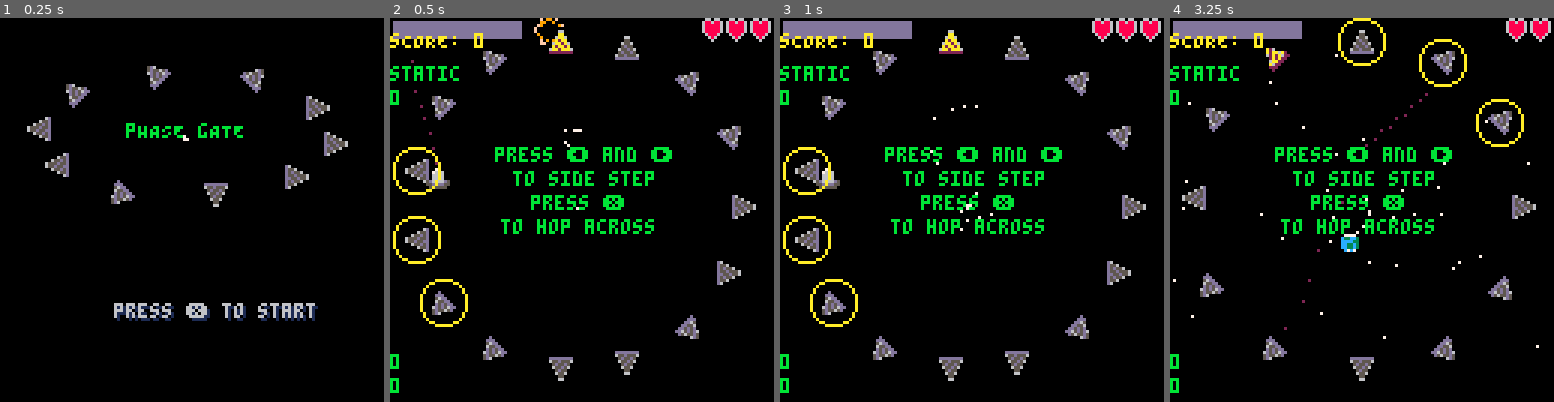
Above: before the commit, frames 1-4 (left to right).
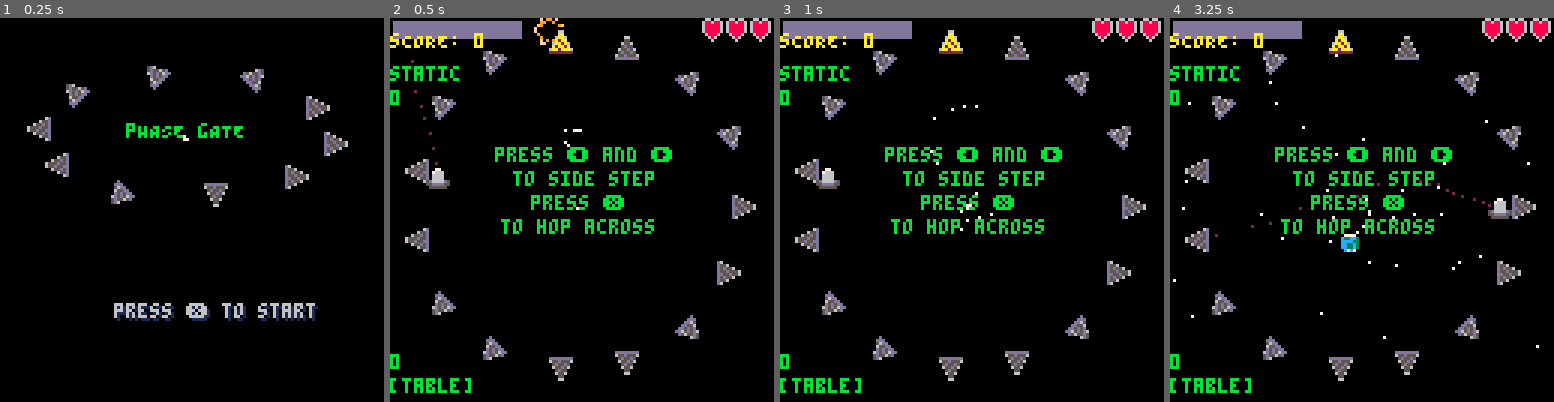
Above: after the commit, the same moments.

Repository: admiralento/pico8wolfertbrothers
Game: PICO-8 cartridge stuckinloop.p8
The game is run twice, just before and just after one commit, with the same random seed, the same clock (stepped at 60 frames per second) and the same inputs.
Inputs:
- Up to frame 1 (0.25 s): no input
- Up to frame 2 (0.5 s): tap X (X key) at 0.33 s
- Up to frame 3 (1 s): tap O (Z key) at 0.7 s
- Up to frame 4 (3.25 s): tap X (X key) at 1.07, 1.85, 2.97 s; hold Right 1.6-2.1 s; tap O (Z key) every 0.4 s from 1.7 to 2.9 s; hold Up 2.15-2.42 s; hold Right 2.47-3.03 s; hold Left from 3.08 s (still down)

Frame 1 is identical in both runs. In frame 2, 1.2% of the frame differs, in the area x 0-22%, y 33-98%; in frame 3, 1.2%; in frame 4, 6.7%, in the area x 1-93%, y 0-98%.

Commit message:
shoot platforms

Diff:
--- a/stuckinloop.p8
+++ b/stuckinloop.p8
@@ -209,8 +209,6 @@
   remove_desert_if_touching()
 		update_player()
 
-		platform_bomb()
-
   if (boss.state != "disabled") then
    update_boss()
    check_boss_collision()
@@ -220,6 +218,10 @@
 		check_dynamic_collisions()
 		add_desert_if_missing()
   clean_up_dynamics()
+
+
+		if (totalframes % 400 == 0) then spawn_bombs() end
+		update_bombs()
 
   if (player.life <= 0) then
    if (not(debug_testing)) then
@@ -338,7 +340,7 @@
 	  print(#boss_queue,0,24)
 			local c = get_actor_center(boss)
 			print(boss.frames,0,112)
-			print(boss.maxFrameCnt,0,120)
+			print(bomb_list,0,120)
 		 print("sCORE: "..tostring(points),0,5,10,11)
 		end
 
@@ -570,7 +572,7 @@
 			20+5*slow_start_sin(0.0035*(totalframes-spin_start),1),
 			0.005*totalframes)
 	elseif (gamestate == "end") then
-		if (totalframes % 30 == 0 and boss.state != "dead") then remove_platforms(1) end
+		if (totalframes % 30 == 0 and boss.state != "dead") then destroy_platform(ceil(rnd(#platforms))) end
 		place_platforms_ellispe(cx,40,
 			50*cos(0.005*totalframes),
 			30*sin(0.005*totalframes),0.005*totalframes)
@@ -708,6 +710,9 @@
  return {x=pc.x+dx,y=pc.y+dy}
 end
 
+function destroy_platform(index)
+	remove_platforms_at_index(index)
+end
 --desert
 
 function remove_desert_if_touching()
@@ -1321,7 +1326,7 @@
  if (move_to_next_frame()) then
 		boss.s = 46
 		local c = get_actor_center(boss)
-		for n in all(boss.platforms_to_destroy) do
+		for n in all(bomb_list) do
 		 local platformCoords = get_platform_coords(n)
 		 local angle = atan2(platformCoords.x - c.x, platformCoords.y - c.y)
 	  gen_destroy_laser(c.x,c.y,angle,9)
@@ -1330,6 +1335,14 @@
   if (move_to_next_cycle()) then
   else
 			--call function to destroy platforms
+			for i in all(bomb_list) do
+				if (player.current_platform == i) then
+					damage_player(1)
+				end
+				local c = get_actor_center(platforms[i])
+				gen_firework_particle(c.x,c.y)
+	   del(bomb_list, i)
+	  end
    retrieve_next_action()
   end
  end
@@ -1377,9 +1390,9 @@
 
 function getStageOnePhases()
 	local r = ceil(rnd(60))
-	if (r < 60) then
-		add_boss_queue("destroy platforms",80,1)
-		--wave1Laser()
+	if (r < 20) then
+		--add_boss_queue("destroy platforms",80,1)
+		wave1Laser()
 	elseif (r < 40) then
 		add_boss_queue("go home",80,1)
 		queue_boss_static_firing_plattern(false,100,4,true,5)
@@ -1677,27 +1690,21 @@
 
 attack_list = {}
 
-function random_attack()
- return ceil(rnd(#attack_list))
-end
-
-
-bomb_frame_counter = 150
-bomb_frame_counter_hold = bomb_frame_counter
-function platform_bomb()
- --makes a list of 5 index right next to each other (unless wrapping around platform limit)
- current_explosion = false
- for b in all(bomb_list) do
-  current_explosion = true
- end
-
- if (not current_explosion) then
-  for z in all(bomb_index_list_creation(ceil(rnd(#platforms)))) do
-   add(bomb_list, z)
-  end
- end
-
- for a in all(actors) do
+bomb_frame_counter = 0
+bomb_frame_counter_hold = 150
+
+function spawn_bombs()
+	--creates bombs objects
+	for z in all(bomb_index_list_creation(ceil(rnd(#platforms)))) do
+		add(bomb_list, z)
+	end
+	bomb_frame_counter = bomb_frame_counter_hold
+end
+
+function update_bombs()
+	--advances the bombs frames
+	--draw target things
+	for a in all(actors) do
   if (a.s == 65 or a.s == 67 or a.s == 69) then
    del(actors, a)
   end
@@ -1715,12 +1721,59 @@
   end
  end
 
+ if (bomb_frame_counter > 0) then
+  bomb_frame_counter -= 1
+		if (bomb_frame_counter == 0) then
+		 set_boss_action("destroy platforms",80,1)
+	 end
+ end
+end
+
+function update_bomb_list(removed_index)
+	for i in all(bomb_list) do
+		if (i > removed_index) then
+			i -= 1
+		end
+	end
+end
+
+function platform_bomb()
+ --makes a list of 5 index right next to each other (unless wrapping around platform limit)
+ current_explosion = ((#bomb_list) > 0)
+ for b in all(bomb_list) do
+  current_explosion = true
+ end
+
+ if (not current_explosion) then
+  for z in all(bomb_index_list_creation(ceil(rnd(#platforms)))) do
+   add(bomb_list, z)
+  end
+ end
+
+ for a in all(actors) do
+  if (a.s == 65 or a.s == 67 or a.s == 69) then
+   del(actors, a)
+  end
+ end
+
+ for i in all(bomb_list) do
+  if (bomb_frame_counter < 0) then
+
+  elseif (bomb_frame_counter <= (bomb_frame_counter_hold / 3)) then
+   make_actor(69,platforms[i].x - 4,platforms[i].y - 4,2,2)
+  elseif (bomb_frame_counter <= (2 *(bomb_frame_counter_hold / 3))) then
+   make_actor(67,platforms[i].x - 4,platforms[i].y - 4,2,2)
+  elseif (bomb_frame_counter <= bomb_frame_counter_hold) then
+   make_actor(65,platforms[i].x - 4,platforms[i].y - 4,2,2)
+  end
+ end
+
  if (bomb_frame_counter >= 0) then
   bomb_frame_counter -= 1
  elseif (bomb_frame_counter < 0) then
   bomb_frame_counter = bomb_frame_counter_hold
   for i in all(bomb_list) do
-		 remove_platforms_at_index(i)
+		 destroy_platform(i)
    del(bomb_list, i)
    if (player.current_platform == i) then
     damage_player(1)
